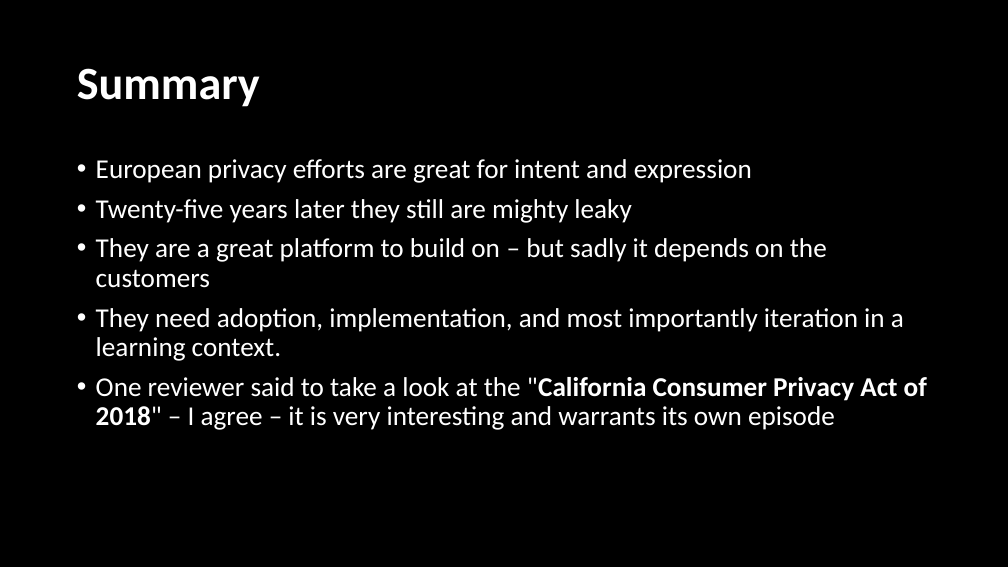
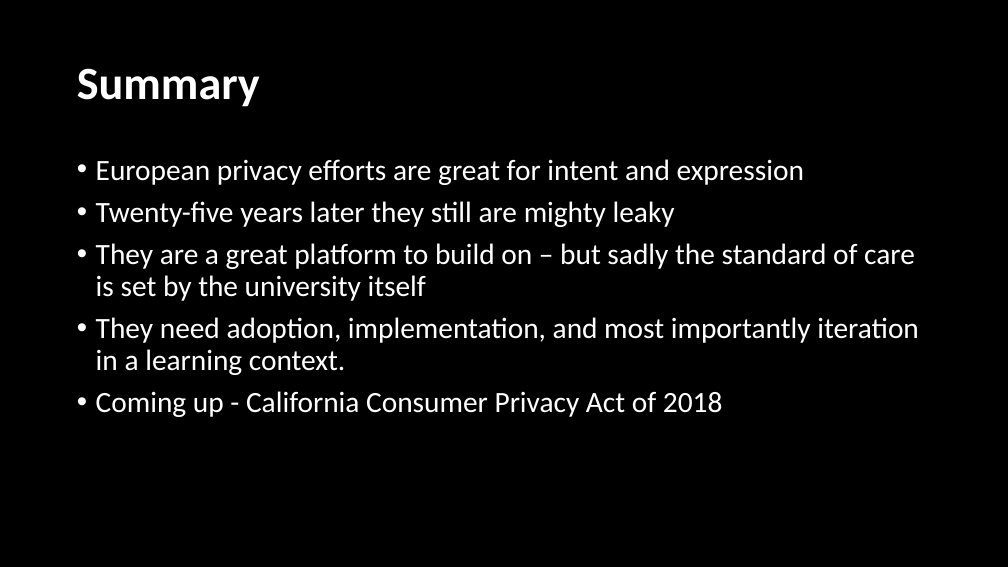
Before and after one commit to LearnerPrivacy/LearnerPrivacy.github.io, a slide deck: slide 18 of lectures/004-GDPR.pptx (slide 19 before the commit). Drawn at 1008x567 pixels with LibreOffice and Linux fonts; fonts in the diff are those of the drawing; background and template pictures are left out. Boxes give left, top, right and bottom in pixels: in the first picture for what was removed or moved away, otherwise in the second. Text is boxed around its words. In the diff, an @@ line names an element or a change of style, - is before the commit and + after.

```diff
--- a/lectures/004-GDPR.pptx
+++ b/lectures/004-GDPR.pptx
@@ text at (96, 159, 919, 375): size 25.9 to 28 pt in "European privacy efforts are great for intent ...", "Twenty-five years later they still are mighty ...", "They need adoption, implementation, and most importantly ..." @@
@@ text at (96, 243, 915, 301): text changed; size 25.9 to 28 pt @@
-• They are a great platform to build on – but sadly it depends on the customers
+• They are a great platform to build on – but sadly the standard of care is set by the university itself
@@ text at (96, 391, 723, 417): text changed; size 25.9 to 28 pt @@
-• One reviewer said to take a look at the "California Consumer Privacy Act of 2018" – I agree – it is very interesting and warrants its own episode
+• Coming up - California Consumer Privacy Act of 2018
```
Also in this commit, not shown: 13 other slides changed, 1 slide added, 2 slides removed, 6 other files.
